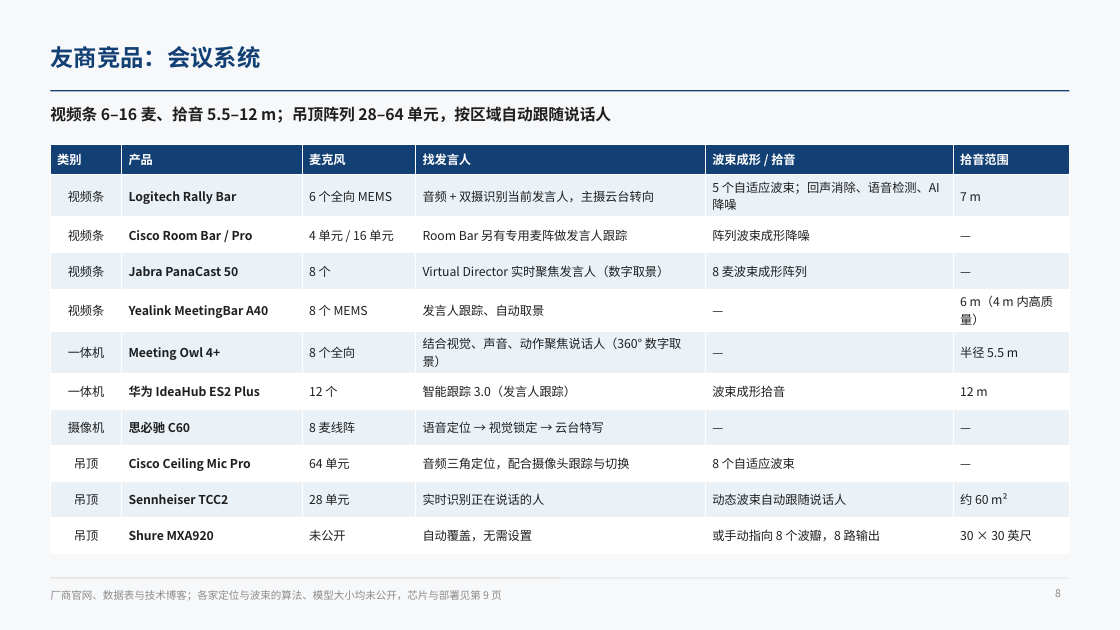
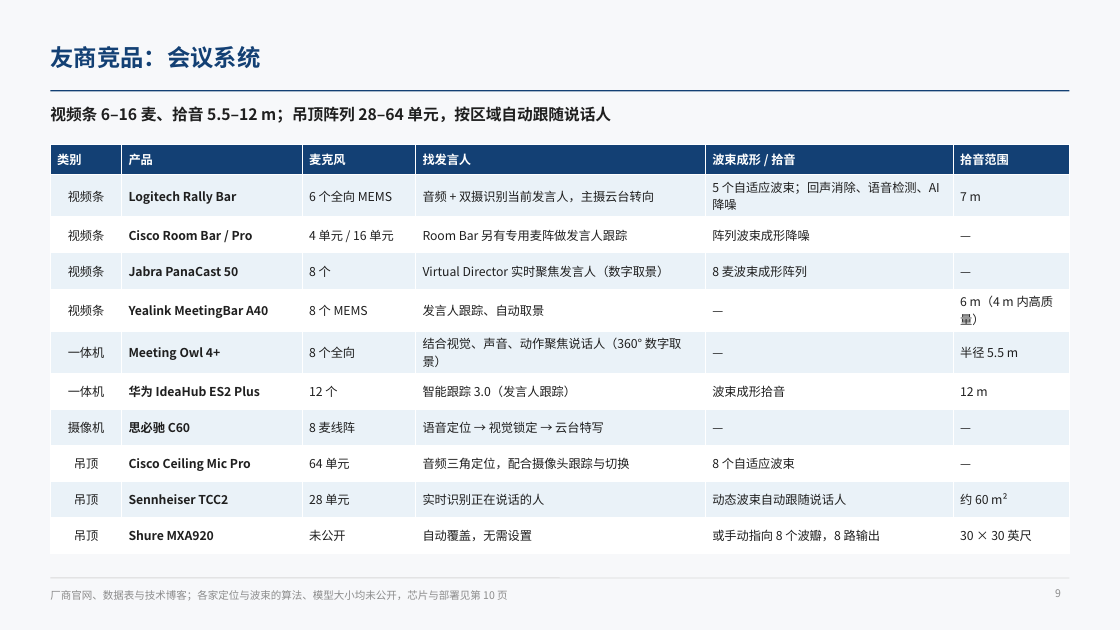
Before and after one commit to ZeroFoxxi/ssl-scene1, a slide deck: slide 9 of 01_场景一_摄像头声源定位/技术总结/声源定位与波束成形技术总结.pptx (slide 8 before the commit). Drawn at 1120x630 pixels with LibreOffice and Linux fonts; fonts in the diff are those of the drawing. Boxes give left, top, right and bottom in pixels: in the first picture for what was removed or moved away, otherwise in the second. Text is boxed around its words. In the diff, an @@ line names an element or a change of style, - is before the commit and + after.

```diff
--- a/01_场景一_摄像头声源定位/技术总结/声源定位与波束成形技术总结.pptx
+++ b/01_场景一_摄像头声源定位/技术总结/声源定位与波束成形技术总结.pptx
@@ text at (50, 590, 508, 600): text changed @@
-厂商官网、数据表与技术博客；各家定位与波束的算法、模型大小均未公开，芯片与部署见第 9 页
+厂商官网、数据表与技术博客；各家定位与波束的算法、模型大小均未公开，芯片与部署见第 10 页
```
Also in this commit, not shown: 1 slide added, 4 other files.
